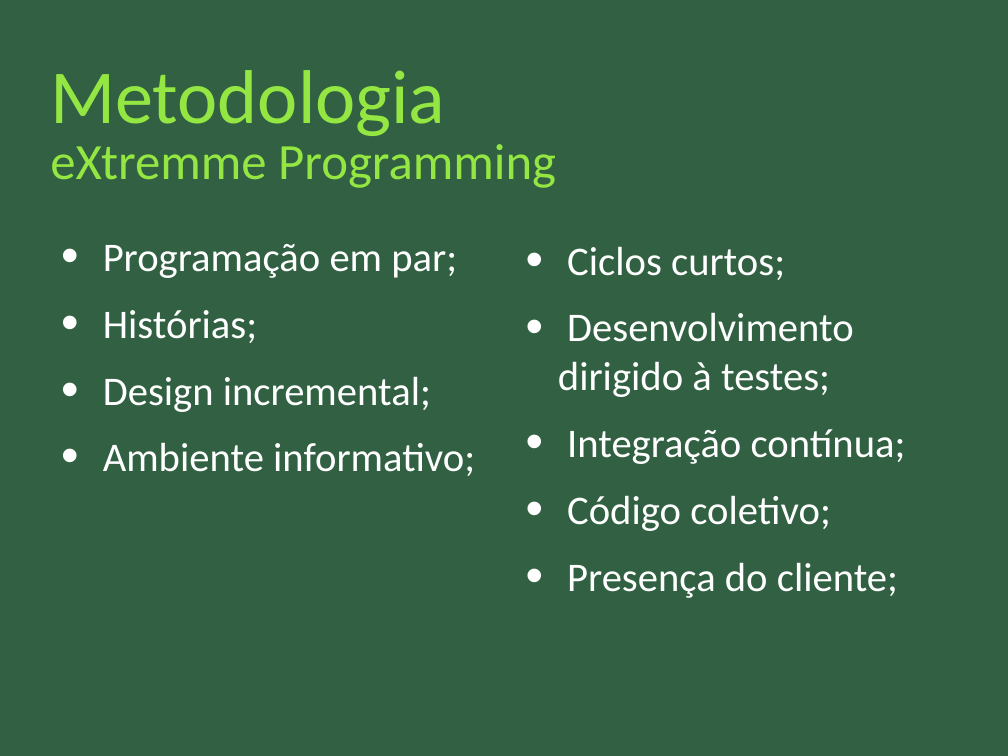
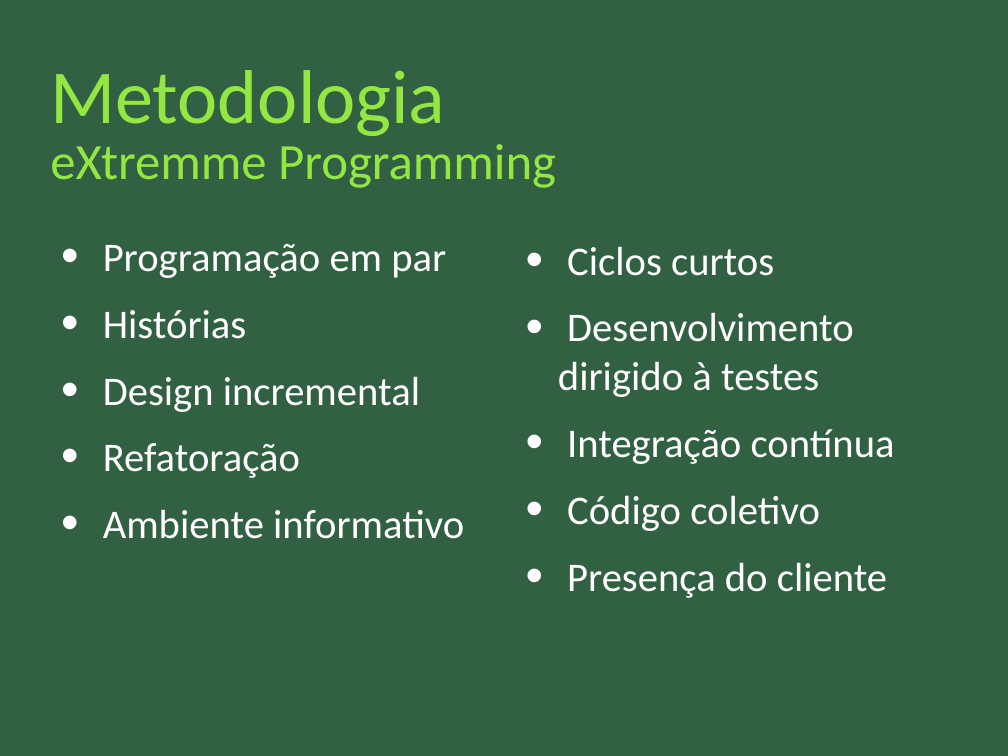
Before and after one commit to nathaliaspatricio/febracev, a slide deck: slide 7 of docs/monografia/apresentação_final.odp. Drawn at 1008x756 pixels with LibreOffice and Linux fonts; fonts in the diff are those of the drawing. Boxes give left, top, right and bottom in pixels: in the first picture for what was removed or moved away, otherwise in the second. Text is boxed around its words. In the diff, an @@ line names an element or a change of style, - is before the commit and + after.

```diff
--- a/docs/monografia/apresentação_final.odp
+++ b/docs/monografia/apresentação_final.odp
@@ text at (103, 244, 464, 539): text changed @@
-• Programação em par;
-• Histórias;
-• Design incremental;
-• Ambiente informativo;
+• Programação em par
+• Histórias
+• Design incremental
+• Refatoração
+• Ambiente informativo
@@ text at (558, 246, 895, 598): text changed @@
-• Ciclos curtos;
-• Desenvolvimento dirigido à testes;
-• Integração contínua;
-• Código coletivo;
-• Presença do cliente;
+• Ciclos curtos
+• Desenvolvimento dirigido à testes
+• Integração contínua
+• Código coletivo
+• Presença do cliente
```
Also in this commit, not shown: 4 other slides changed, 1 slide added, 2 other files.
